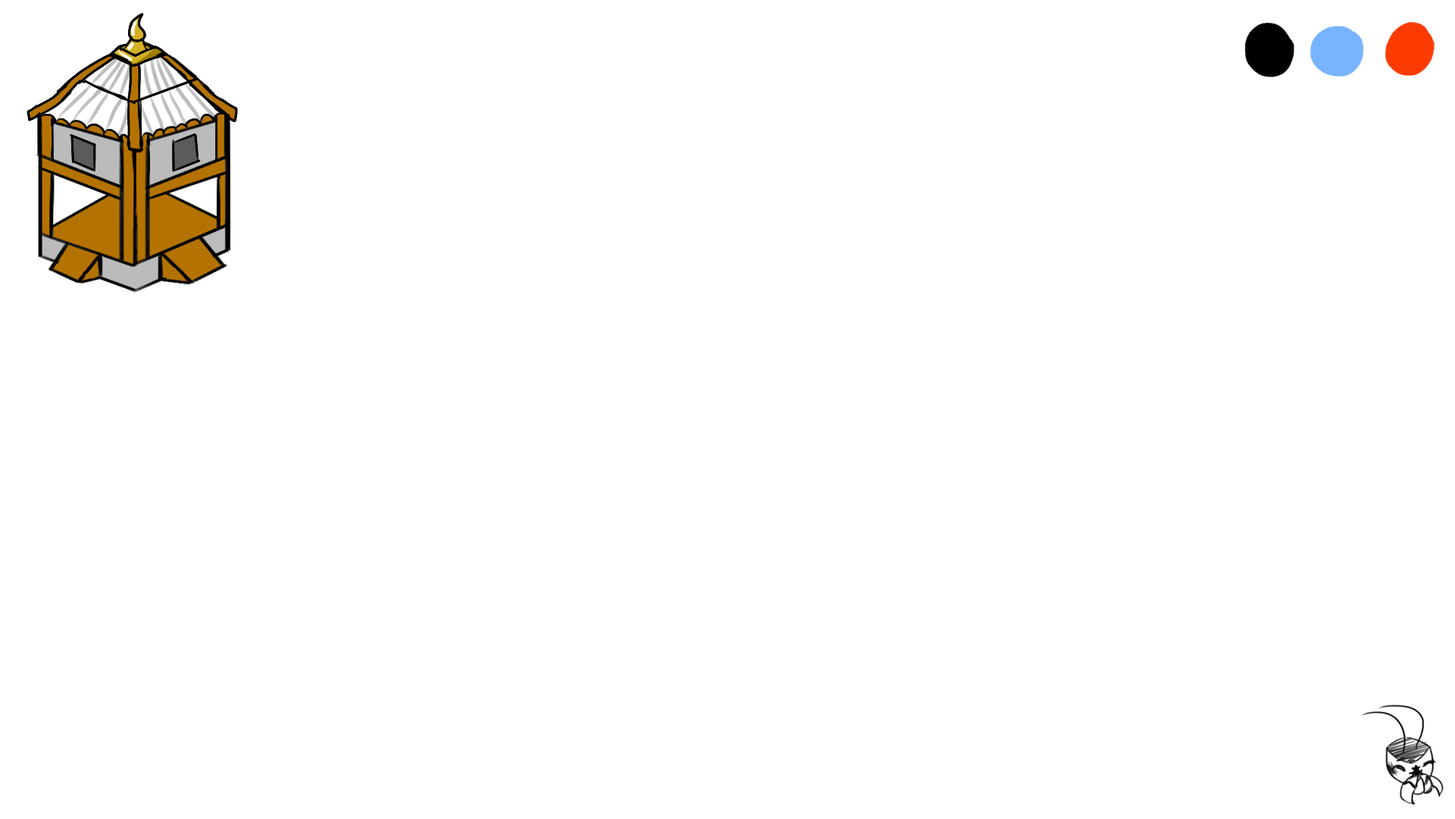
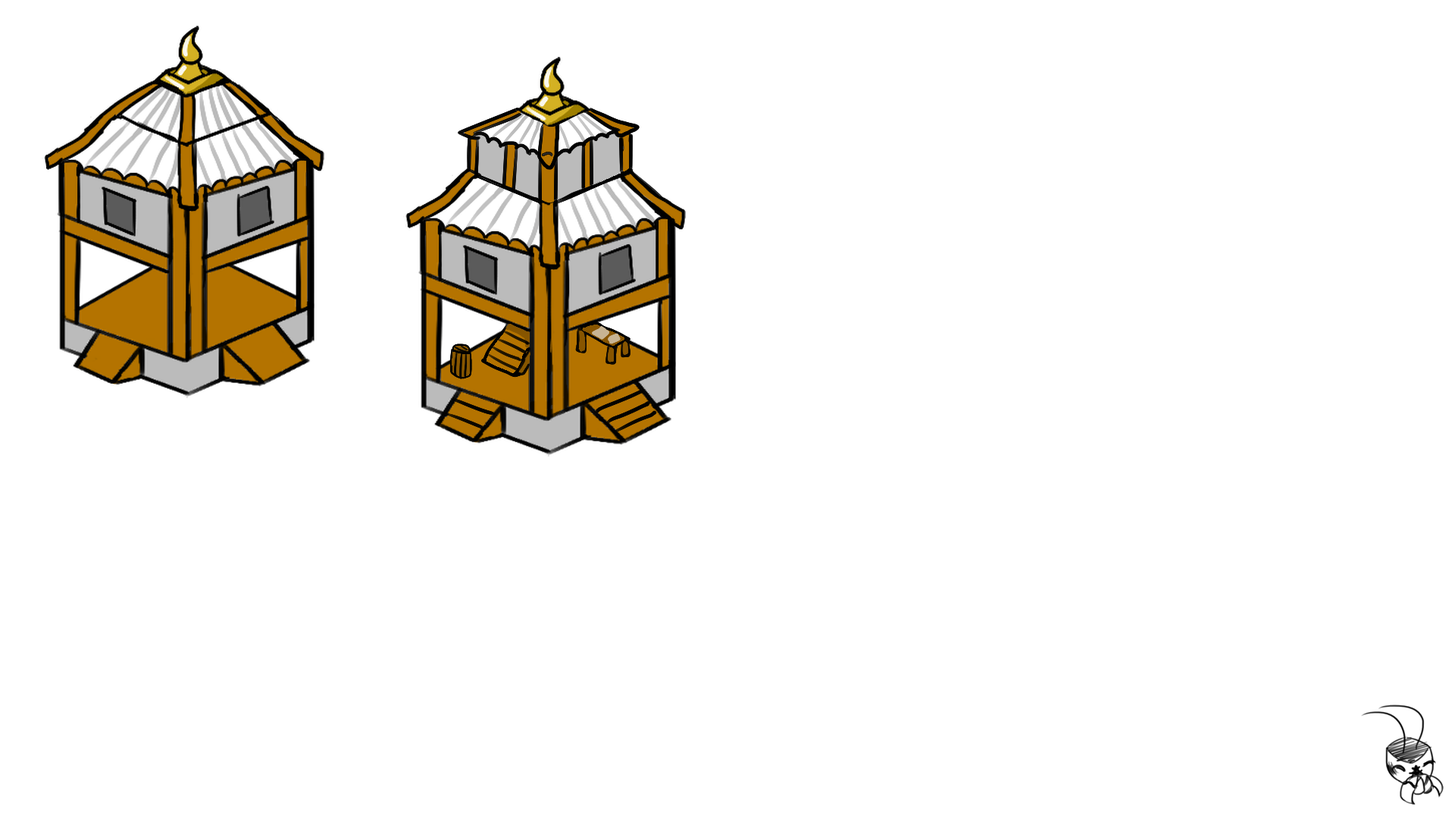
Two versions of the same layered image (1455 × 819). Layer-by-layer changes:
hid "sketch palette", painted on it over left=1244, top=21, right=1435, bottom=78
added group "k'inh town center tier 2" with 3 layers in group "main" over left=403, top=56, right=686, bottom=457
added layer "details" in group "k'inh town center tier 2" over left=416, top=242, right=677, bottom=457
added layer "sketch" (1st of 2, in "main" › "k'inh town center tier 2") in group "k'inh town center tier 2" over left=403, top=56, right=686, bottom=457
added layer "color" (1st of 2, in "main" › "k'inh town center tier 2") in group "k'inh town center tier 2" over left=403, top=56, right=686, bottom=457
painted on "sketch" (2nd of 2, in "main" › "k'inh town center tier 1") over left=25, top=12, right=325, bottom=398
painted on "color" (2nd of 2, in "main" › "k'inh town center tier 1") over left=25, top=12, right=325, bottom=398
